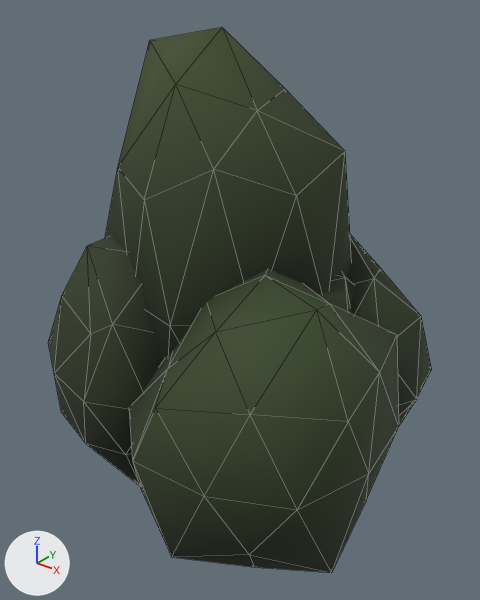
A saved change to the glTF model assets/nature/bush_a.glb.
Before and after are seen from a 50 mm lens placed at (1.499, -1.844, 1.894), pointed at (0.028, -0.004, 0.754). Every picture has the same lights, and +X, +Y and +Z are marked at lower left. The older version comes first. Mesh edges are drawn as thin lines. Objects named as collision shapes, trigger or cutter boxes, shadow casters or lower levels of detail are left out. Vertices at exactly the same position are counted once.

In view in the first picture: 'LOD0'.
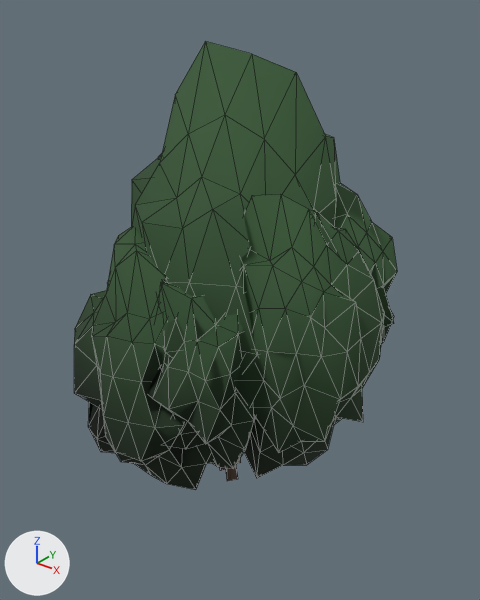
Where the change shows, as pixel boxes [x1, y1, x2, y2] in the pictures (480 x 600 px):
'LOD0', recoloured, reshaped (16% narrower, 18% shorter)
    before: [48, 27, 432, 573]
    after: [74, 41, 397, 490]
part 1 of me_lod0, rebuilt
    before: [317, 272, 354, 313]
    after: [236, 194, 384, 478]
part 2 of me_lod0, rebuilt
    before: [48, 236, 163, 487]
    after: [74, 227, 215, 490]
part 3 of me_lod0, rebuilt
    before: [348, 234, 432, 425]
    after: [333, 183, 397, 344]
part 4 of me_lod0, rebuilt
    before: [105, 27, 352, 360]
    after: [131, 41, 340, 372]
part 5 of me_lod0, added
    after: [149, 283, 256, 469]
part 6 of me_lod0, cut back (mostly hidden afterwards)
    before: [129, 269, 399, 573]
    after: [219, 459, 241, 481]

The change, as a diff of the scene's bpy script:
```diff
--- a/assets/nature/bush_a.glb.py
+++ b/assets/nature/bush_a.glb.py
@@ mat_needles @@
 n0 = _N.new('ShaderNodeBsdfPrincipled'); n0.name = 'Principled BSDF'
 n1 = _N.new('ShaderNodeOutputMaterial'); n1.name = 'Material Output'
+n3 = _N.new('ShaderNodeMix'); n3.name = 'Mix'
+n3.data_type = 'RGBA'
+n3.blend_type = 'MULTIPLY'
+n3.inputs[0].default_value = 1.0  # 'Factor'
+n3.inputs[7].default_value = (0.0343, 0.0976, 0.0319, 1.0)  # 'B', dark green #345832
 n2 = _N.new('ShaderNodeVertexColor'); n2.name = 'Color Attribute'
 _L.new(n0.outputs[0], n1.inputs[0])  # 'BSDF' to 'Surface'
-_L.new(n2.outputs[0], n0.inputs[0])  # 'Color' to 'Base Color'
+_L.new(n3.outputs[2], n0.inputs[0])  # 'Result' to 'Base Color'
+_L.new(n2.outputs[0], n3.inputs[6])  # 'Color' to 'A'
@@ me_lod0 @@
 # used by ob_lod0; location = (0.0, 0.0, 0.0)
-me_lod0.from_pydata(...)  # 330 vertices, 608 faces; spans x -0.71..0.79, y -0.75..0.78, z -0.22..1.75
+me_lod0.from_pydata(...)  # 1166 vertices, 2272 faces; spans x -0.62..0.63, y -0.64..0.6, z -0.11..1.71
+# me_lod0 part 1: the loose piece of 42 vertices spanning x -0.2..0.68, y -0.36..0.45, z -0.1..0.98 is rebuilt with 162 vertices and now spans x -0.02..0.63, y -0.38..0.29, z 0.15..1.27
+# me_lod0 part 2: the loose piece of 42 vertices spanning x -0.71..0.1, y -0.61..0.19, z -0.14..1.06 is rebuilt with 162 vertices and now spans x -0.4..0.24, y -0.64..-0.05, z 0.07..1.12
+# me_lod0 part 3: the loose piece of 42 vertices spanning x -0.12..0.71, y -0.08..0.58, z -0.03..1.05 is rebuilt with 162 vertices and now spans x -0.18..0.56, y -0.11..0.57, z 0.35..1.22
+# me_lod0 part 4: the loose piece of 42 vertices spanning x -0.43..0.42, y -0.44..0.38, z -0.13..1.75 is rebuilt with 162 vertices and now spans x -0.48..0.47, y -0.51..0.46, z 0.19..1.71
+# me_lod0 part 5: a new loose piece of 162 vertices spanning x -0.19..0.37, y -0.57..0.02, z 0.23..1.09, in mat_needles
+# me_lod0 part 6
+# 120 vertices are removed from x -0.38..0.79, y -0.75..0.78, z -0.22..1.07
+# 208 faces are deleted
+# 32 vertices are added at x -0.16..0.07, y -0.16..0.13, z -0.11..0.26
+# 32 new faces join them, mat_bark
+# other edits to the shape of me_lod0 do not show in these pictures
 me_lod0.materials.append(mat_needles)
```
